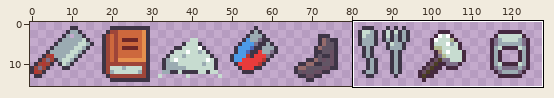
Two states of a sprite sheet, data/textures/upgrade_icons.png. The first picture is a wide view before the edit; the outline marks the close-up.
Close-up. First the earlier version:
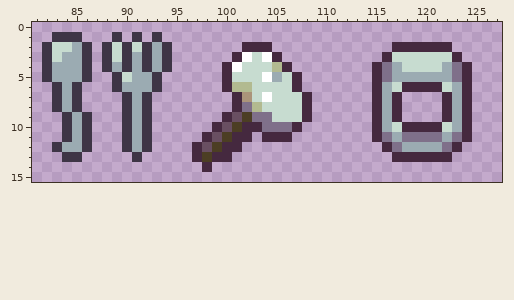
The file is 128x16 pixels. Shown: x 81..127, y 0..15.
After:
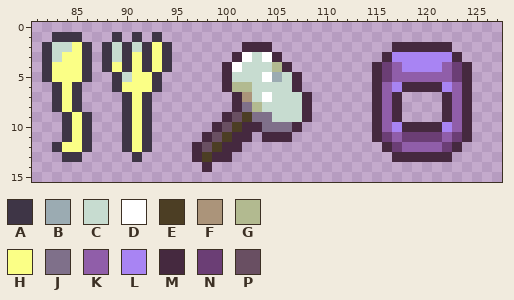
Palette (. is transparent): A #3e3546  B #9babb2  C #c7dcd0  D #ffffff  E #4c3e24  F #ab947a  G #b2ba90  H #fbff86  J #7f708a  K #905ea9  L #a884f3  M #45293f  N #6b3e75  P #694f62
What changed:
y 2: x 85 B -> H; x 93 B -> H
y 3: x 84..85 BB -> HH; x 91 B -> H; x 93 B -> H; x 117..122 CCCCCC -> LLLLLL
y 4: x 83..85 BBB -> HHH; x 89 B -> H; x 91 B -> H; x 93 B -> H; x 116..123 JBCCCCBJ -> NKLLLLKN
y 5: x 83..85 BBB -> HHH; x 91..92 BB -> HH; x 116..123 JBBBBBBJ -> NKKKKKKN
y 6: x 84 B -> H; x 90..92 BBB -> HHH; x 116..117 BC -> KL; x 122..123 CB -> LK
y 7..8: x 84 B -> H; x 91 B -> H; x 116 B -> K; x 123 B -> K
y 9: x 85 B -> H; x 91 B -> H; x 116 B -> K; x 123 B -> K
y 10: x 85 B -> H; x 91 B -> H; x 116..117 BC -> KL; x 122..123 CB -> LK
y 11: x 85 B -> H; x 91 B -> H; x 116..123 JBJJJJBJ -> NKNNNNKN
y 12: x 84..85 BB -> HH; x 91 B -> H; x 117..122 JBBBBJ -> NKKKKN
